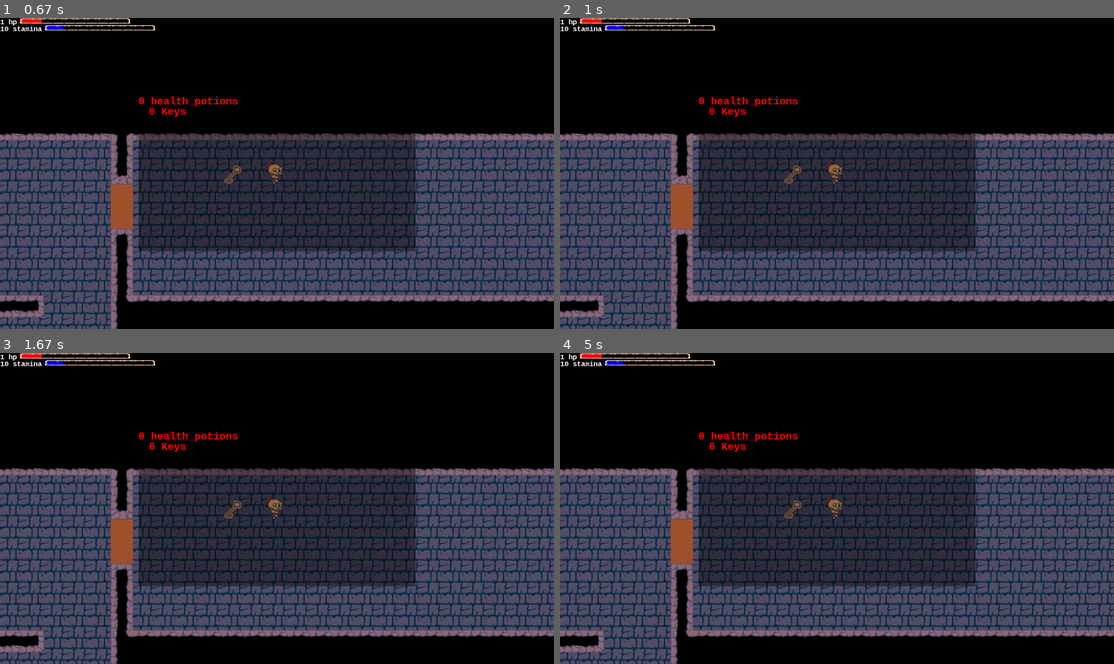
Above: before the commit, frames 1-4 (two rows, left to right).
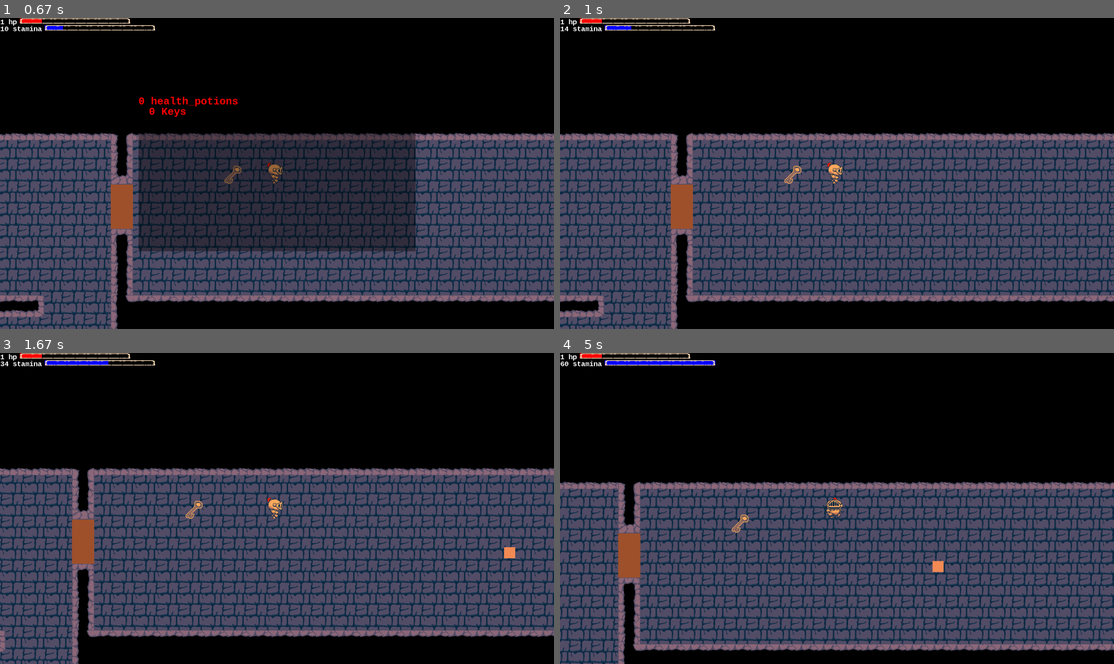
Above: after the commit, the same moments.

Repository: benedekhalaj/pygame-roguelike
Game: pygame game, started from play.py
Same seed, same stepped clock (60 frames per second), same inputs: the game is played once before the commit and once after it.
Inputs:
- Up to frame 1 (0.67 s): tap I at 0.33 s
- Up to frame 2 (1 s): hold I from 0.67 s (still down)
- Up to frame 3 (1.67 s): release I at 1.13 s; hold Right 1.17-1.63 s
- Up to frame 4 (5 s): hold Up 1.67-1.97 s; hold Right 2-2.47 s; hold Left 2.5-3.03 s; hold Down 3.07-3.37 s; hold Left 3.4-3.8 s; hold Up 3.83-4.2 s; hold Right 4.23-4.87 s; hold Down from 4.9 s (still down)

Frame 1 is identical in both runs. In frame 2, 19% of the frame differs, in the area x 0-75%, y 2-75%; in frame 3, 33%; in frame 4, 43%, in the area x 0-100%, y 2-100%.

Commit message:
Player Inventory: Add timer

Diff:
--- a/controller/main_controller.py
+++ b/controller/main_controller.py
@@ -35,9 +35,7 @@
 
 
 def pause_game(pause, objects):
-    key = view.get_input()
-    if key[pygame.K_i] or pause:
-        pause = player_controller.control_inventory(objects, pause, key)
+    pause = player_controller.control_inventory(objects, pause)
     return pause
 
 
--- a/controller/player_controller.py
+++ b/controller/player_controller.py
@@ -27,9 +27,21 @@
                 player_character.start_attack()
 
 
-def control_inventory(objects, pause, key):
+def control_inventory(objects, pause):
+    keys = view.get_input()
     inventory = objects['player'][0].inventory
-    pause = inventory.use_inventory(pause, key)
+
+    inventory.update_visible_timer()
+    inventory.update_invisible_timer()
+
+    if not pause and keys[pygame.K_i]:
+        if inventory.can_show:
+            inventory.show_inventory()
+            pause = True
+    elif pause and keys[pygame.K_i]:
+        if inventory.can_hide:
+            inventory.hide_inventory()
+            pause = False
     return pause
 
 
--- a/model/enemy/enemy.py
+++ b/model/enemy/enemy.py
@@ -139,14 +139,14 @@
 
         self.projectiles = []
         self.projectile_timer = 0
-        self.projectile_timer_limit = 120
+        self.projectile_timer_limit = 60
 
         self.visible = True
 
     def shoot(self, objects):
         self.update_projectile_timer()
         if self.projectile_timer > self.projectile_timer_limit:
-            self.projectiles.append(Projectile((self.rect.x - self.rect.width, self.rect.y - self.rect.height // 2, 32, 32)))
+            self.projectiles.append(Projectile((self.rect.x - self.rect.width, self.rect.y + self.rect.height / 4, 32, 32)))
             self.projectile_timer = 0
         self.move_projectile(objects)
 
@@ -199,7 +199,7 @@
         self.rect = pygame.Rect(position[0], position[1], position[2], position[3])
         self.color = (244, 140, 86)
 
-        self.velocity = 5
+        self.velocity = 20
         self.direction = 'left'
 
         self.hitable = True
--- a/model/player/player.py
+++ b/model/player/player.py
@@ -300,6 +300,7 @@
         self.keys_limit = 99
         self.health_potions = 0
         self.health_potions_limit = 1
+
         self.width = int(screen_size[0] / 2)
         self.height = int(screen_size[1] / 2)
         self.x = self.width / 2
@@ -311,6 +312,16 @@
         self.background = self.inventory_background()
         self.rect_image = self.create_background_image()
 
+        self.can_hide = False
+        self.visible_timer = 0
+        self.visible_timer_limit = 30
+
+        self.can_show = True
+        self.invisible_timer = 0
+        self.invisible_timer_limit = 30
+
+        self.visible = False
+
     def add_key(self):
         if self.keys < self.keys_limit:
             self.keys += 1
@@ -322,12 +333,31 @@
         if self.health_potions < self.health_potions_limit:
             self.health_potions += 1
 
-    def use_inventory(self, pause, key):
-        if key[pygame.K_ESCAPE]:
-            pause = False
-        else:
-            pause = True
-        return pause
+    def show_inventory(self):
+        self.visible = True
+        self.can_hide = False
+        self.visible_timer = 0
+
+    def hide_inventory(self):
+        self.visible = False
+        self.can_show = False
+        self.invisible_timer = 0
+
+    def update_visible_timer(self):
+        if self.visible:
+            self.visible_timer += 1
+
+        if self.visible_timer > self.visible_timer_limit:
+            self.can_hide = True
+
+    def update_invisible_timer(self):
+        if not self.visible:
+            self.invisible_timer += 1
+
+        if self.invisible_timer > self.invisible_timer_limit:
+            self.can_show = True
+
+
 
     def create_inventory_text(self):
         texts = []
